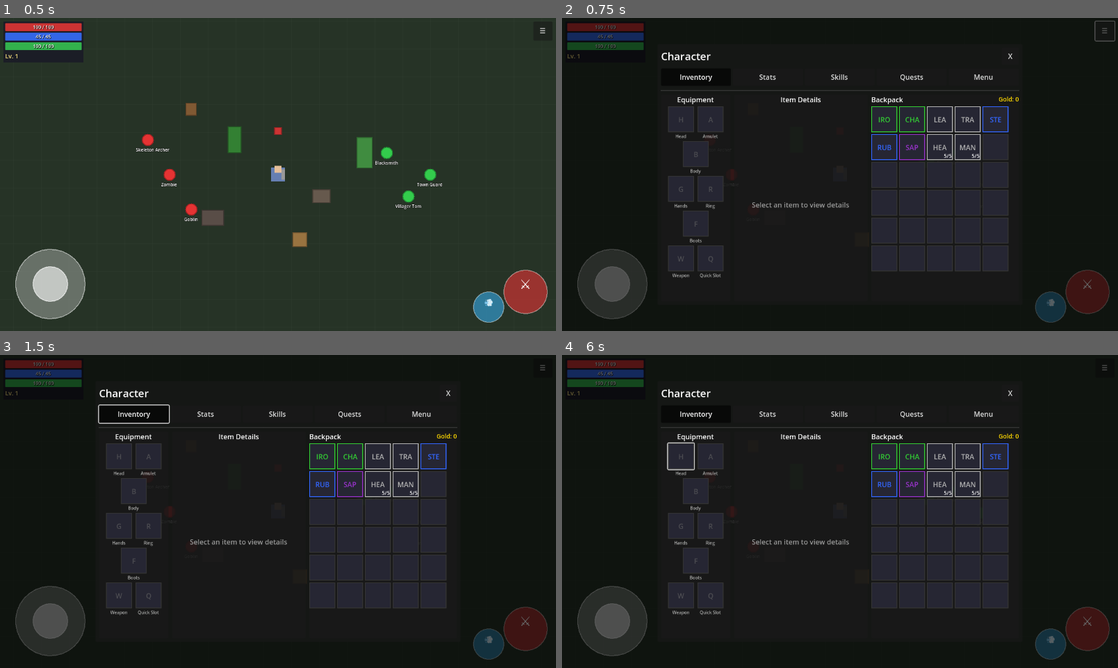
Above: before the commit, frames 1-4 (two rows, left to right).
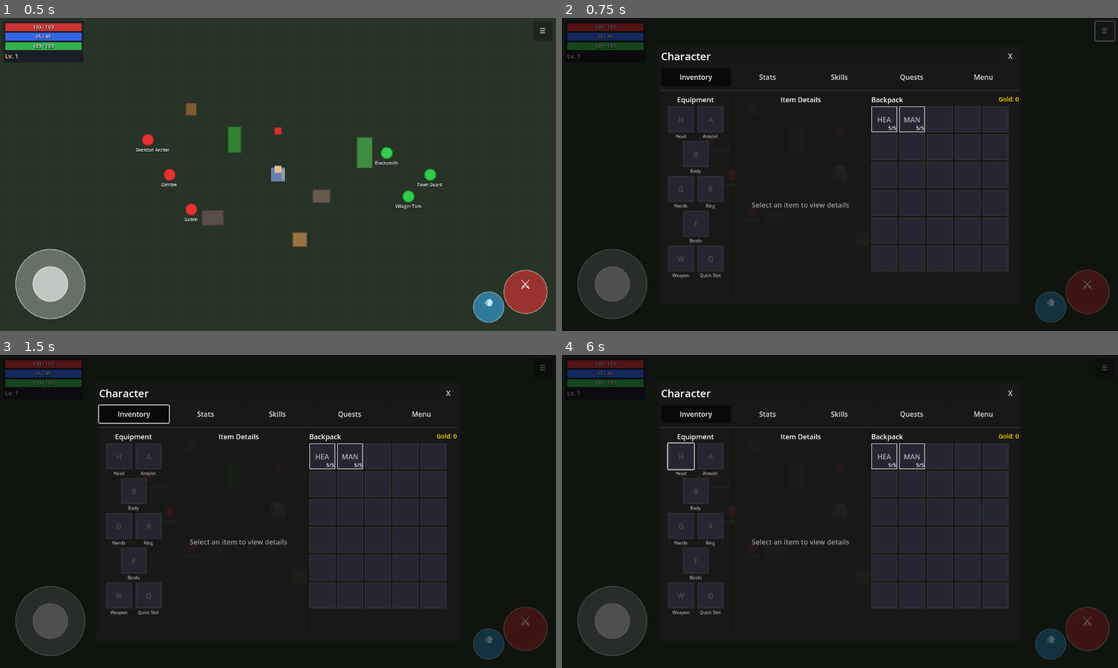
Above: after the commit, the same moments.

Repository: MatousHruska/MobileTestia
Game: Godot game, scene res://scenes/world/test_zone.tscn
Two runs of this game, one before a commit and one after it. Both use one fixed random seed, a clock stepped at 60 frames per second and the inputs below.
Inputs:
- Up to frame 1 (0.5 s): no input
- Up to frame 2 (0.75 s): click "☰" at 0.5 s
- Up to frame 3 (1.5 s): click "Inventory" at 1.25 s
- Up to frame 4 (6 s): click "Stats" at 2 s; click "Skills" at 2.75 s; click "Quests" at 3.5 s; click "☰" at 4.25 s; click "Inventory" at 5 s; click "H" at 5.75 s

Frame 1 is identical in both runs. In frame 2, 0.9% of the frame differs, in the area x 55-81%, y 28-46%; in frame 3, 0.9%; in frame 4, 0.9%.
Error after the commit: Invalid call. Nonexistent function 'error' in base 'Node (debug_manager.gd)'. (res://autoloads/database_loader.gd:366)

Commit message:
Add item factory and database-driven starting inventory
- Add create_equipment() and create_magic_equipment() to DatabaseLoader
- Replace hardcoded test items with database-driven add_starting_items()
- Starting items now load from item_bases.json
- Support affix-based magic item generation with weighted random selection

Diff:
--- a/autoloads/database_loader.gd
+++ b/autoloads/database_loader.gd
@@ -353,6 +353,161 @@
 			return item
 
 	return items[-1]  # Fallback to last item
+
+
+#===============================================================================
+# ITEM FACTORY
+#===============================================================================
+
+## Create EquipmentData from database item_base
+func create_equipment(base_id: String, rarity: ItemData.Rarity = ItemData.Rarity.COMMON) -> EquipmentData:
+	var base: Dictionary = get_item_base(base_id)
+	if base.is_empty():
+		Debug.error("Database", "Item base not found: %s" % base_id)
+		return null
+
+	var item := EquipmentData.new()
+	item.id = base.get("id", base_id)
+	item.item_name = base.get("name", "Unknown Item")
+	item.description = base.get("description", "")
+	item.rarity = rarity
+
+	# Map slot to equipment type
+	var slot: String = base.get("slot", "")
+	var item_type: String = base.get("item_type", "")
+	item.equipment_type = _map_slot_to_equipment_type(slot, item_type)
+
+	# Base stats become bonuses (base item = common with just base stats)
+	var base_damage: int = int(base.get("base_damage", 0))
+	var base_armor: int = int(base.get("base_armor", 0))
+
+	# Weapons get melee damage (can expand for ranged/magic later)
+	if slot == "Weapon":
+		if item_type in ["Bow", "Crossbow"]:
+			item.bonus_ranged_damage = base_damage
+		elif item_type in ["Staff", "Wand"]:
+			item.bonus_magic_damage = base_damage
+		else:
+			item.bonus_melee_damage = base_damage
+
+	# Armor pieces get armor bonus
+	if base_armor > 0:
+		item.bonus_armor = base_armor
+
+	# Requirements
+	item.required_strength = int(base.get("req_str", 0))
+	item.required_dexterity = int(base.get("req_dex", 0))
+	item.required_intelligence = int(base.get("req_int", 0))
+
+	return item
+
+
+## Create equipment with random affixes
+func create_magic_equipment(base_id: String, item_level: int = 1, affix_count: int = 2) -> EquipmentData:
+	var item := create_equipment(base_id, ItemData.Rarity.UNCOMMON if affix_count <= 2 else ItemData.Rarity.RARE)
+	if item == null:
+		return null
+
+	var base: Dictionary = get_item_base(base_id)
+
+	# Get valid affixes for this item
+	var prefixes := get_prefixes_for_item(base)
+	var suffixes := get_suffixes_for_item(base)
+
+	# Filter by item level
+	prefixes = prefixes.filter(func(a): return int(a.get("item_level_min", 1)) <= item_level and int(a.get("item_level_max", 100)) >= item_level)
+	suffixes = suffixes.filter(func(a): return int(a.get("item_level_min", 1)) <= item_level and int(a.get("item_level_max", 100)) >= item_level)
+
+	var name_prefix := ""
+	var name_suffix := ""
+	var added := 0
+
+	# Add prefixes
+	while added < affix_count and not prefixes.is_empty():
+		var affix := weighted_random(prefixes)
+		if affix.is_empty():
+			break
+		_apply_affix_to_item(item, affix)
+		name_prefix = affix.get("name", "")
+		prefixes.erase(affix)
+		added += 1
+
+	# Add suffixes
+	while added < affix_count and not suffixes.is_empty():
+		var affix := weighted_random(suffixes)
+		if affix.is_empty():
+			break
+		_apply_affix_to_item(item, affix)
+		name_suffix = affix.get("name", "")
+		suffixes.erase(affix)
+		added += 1
+
+	# Update name with affixes
+	if name_prefix != "":
+		item.item_name = name_prefix + " " + item.item_name
+	if name_suffix != "":
+		item.item_name = item.item_name + " " + name_suffix
+
+	return item
+
+
+## Apply affix stats to item
+func _apply_affix_to_item(item: EquipmentData, affix: Dictionary) -> void:
+	var stat: String = affix.get("stat_modifier", "")
+	var min_val: float = float(affix.get("min_value", 0))
+	var max_val: float = float(affix.get("max_value", 0))
+	var value: int = randi_range(int(min_val), int(max_val))
+
+	match stat:
+		"melee_damage": item.bonus_melee_damage += value
+		"ranged_damage": item.bonus_ranged_damage += value
+		"magic_damage": item.bonus_magic_damage += value
+		"strength": item.bonus_strength += value
+		"dexterity": item.bonus_dexterity += value
+		"intelligence": item.bonus_intelligence += value
+		"vitality": item.bonus_vitality += value
+		"energy": item.bonus_energy += value
+		"luck": item.bonus_luck += value
+		"armor": item.bonus_armor += value
+		"magic_resistance": item.bonus_magic_resistance += value
+		"dodge_chance": item.bonus_dodge_chance += float(value)
+		"attack_speed": item.bonus_attack_speed += float(value)
+		"critical_chance": item.bonus_crit_chance += float(value)
+		"critical_damage": item.bonus_crit_damage += float(value)
+		"life": item.bonus_health += value
+		"mana": item.bonus_mana += value
+		"life_regen": item.bonus_life_regen += float(value)
+		"mana_regen": item.bonus_mana_regen += float(value)
+		"movement_speed": item.bonus_movement_speed += float(value)
+
+
+## Map slot string to EquipmentType enum
+func _map_slot_to_equipment_type(slot: String, item_type: String) -> ItemData.EquipmentType:
+	match slot:
+		"Weapon":
+			match item_type:
+				"Bow", "Crossbow":
+					return ItemData.EquipmentType.WEAPON_RANGED
+				"Staff", "Wand":
+					return ItemData.EquipmentType.WEAPON_ONE_HANDED
+				"Greatsword", "Greataxe", "Polearm":
+					return ItemData.EquipmentType.WEAPON_TWO_HANDED
+				_:
+					return ItemData.EquipmentType.WEAPON_ONE_HANDED
+		"Head":
+			return ItemData.EquipmentType.HELMET
+		"Chest":
+			return ItemData.EquipmentType.ARMOR
+		"Hands":
+			return ItemData.EquipmentType.GLOVES
+		"Feet":
+			return ItemData.EquipmentType.BOOTS
+		"Ring":
+			return ItemData.EquipmentType.RING
+		"Amulet":
+			return ItemData.EquipmentType.AMULET
+		_:
+			return ItemData.EquipmentType.NONE
 
 
 #===============================================================================
--- a/scripts/inventory/inventory_manager.gd
+++ b/scripts/inventory/inventory_manager.gd
@@ -554,113 +554,67 @@
 	return PlayerStats.get_equipment_bonus(stat_name)
 
 
-## DEBUG: Add test items - one for each equipment slot
-func debug_add_test_items() -> void:
-	Debug.info("Inventory", "Adding debug test items for all slots")
-
-	# HEAD - Helmet
-	var helmet := EquipmentData.new()
-	helmet.id = "test_helmet"
-	helmet.item_name = "Iron Helm"
-	helmet.description = "A sturdy iron helmet."
-	helmet.rarity = ItemData.Rarity.UNCOMMON
-	helmet.equipment_type = ItemData.EquipmentType.HELMET
-	helmet.bonus_armor = 5
-	helmet.bonus_vitality = 2
-	add_item(helmet)
-
-	# BODY - Armor
-	var armor := EquipmentData.new()
-	armor.id = "test_armor"
-	armor.item_name = "Chainmail"
-	armor.description = "Interlocking metal rings provide solid protection."
-	armor.rarity = ItemData.Rarity.UNCOMMON
-	armor.equipment_type = ItemData.EquipmentType.ARMOR
-	armor.bonus_armor = 10
-	armor.bonus_health = 20
-	armor.bonus_life_regen = 0.5
-	add_item(armor)
-
-	# HANDS - Gloves
-	var gloves := EquipmentData.new()
-	gloves.id = "test_gloves"
-	gloves.item_name = "Leather Gloves"
-	gloves.description = "Supple leather gloves that improve grip."
-	gloves.rarity = ItemData.Rarity.COMMON
-	gloves.equipment_type = ItemData.EquipmentType.GLOVES
-	gloves.bonus_dexterity = 3
-	gloves.bonus_attack_speed = 5.0
-	add_item(gloves)
-
-	# BOOTS - Boots
-	var boots := EquipmentData.new()
-	boots.id = "test_boots"
-	boots.item_name = "Traveler's Boots"
-	boots.description = "Well-worn boots made for long journeys."
-	boots.rarity = ItemData.Rarity.COMMON
-	boots.equipment_type = ItemData.EquipmentType.BOOTS
-	boots.bonus_dexterity = 2
-	boots.bonus_armor = 2
-	boots.bonus_movement_speed = 10.0
-	add_item(boots)
-
-	# MAIN_HAND - Weapon
-	var sword := EquipmentData.new()
-	sword.id = "test_sword"
-	sword.item_name = "Steel Longsword"
-	sword.description = "A well-balanced blade forged from quality steel."
-	sword.rarity = ItemData.Rarity.RARE
-	sword.equipment_type = ItemData.EquipmentType.WEAPON_ONE_HANDED
-	sword.bonus_melee_damage = 12
-	sword.bonus_strength = 3
-	sword.bonus_crit_chance = 5.0
-	add_item(sword)
-
-	# ACCESSORY_1 - Ring
-	var ring := EquipmentData.new()
-	ring.id = "test_ring"
-	ring.item_name = "Ruby Ring"
-	ring.description = "A gold ring set with a fiery ruby."
-	ring.rarity = ItemData.Rarity.RARE
-	ring.equipment_type = ItemData.EquipmentType.RING
-	ring.bonus_strength = 4
-	ring.bonus_crit_damage = 10.0
-	add_item(ring)
-
-	# ACCESSORY_2 - Amulet
-	var amulet := EquipmentData.new()
-	amulet.id = "test_amulet"
-	amulet.item_name = "Sapphire Pendant"
-	amulet.description = "A silver pendant with a deep blue sapphire."
-	amulet.rarity = ItemData.Rarity.EPIC
-	amulet.equipment_type = ItemData.EquipmentType.AMULET
-	amulet.bonus_intelligence = 5
-	amulet.bonus_mana = 30
-	amulet.bonus_magic_damage = 8
-	amulet.bonus_mana_regen = 1.0
-	add_item(amulet)
-
-	# QUICK_SLOT - Consumable (Health Potion) - 5/5 charges
-	var potion := ConsumableData.new()
-	potion.id = "health_potion"
-	potion.item_name = "Health Potion"
-	potion.description = "Restores 50 health instantly."
-	potion.rarity = ItemData.Rarity.COMMON
-	potion.effect_type = ConsumableData.EffectType.HEAL_HEALTH
-	potion.effect_value = 50
-	potion.max_charges = 5
-	add_item(potion)  # Adds with 5/5 charges
-
-	# Extra consumable - Mana Potion - 5/5 charges
+## Add starting items from database (replaces hardcoded test items)
+func add_starting_items() -> void:
+	Debug.info("Inventory", "Adding starting items from database")
+
+	# Starting equipment from database (common quality base items)
+	var starting_items := [
+		"wep_sword_iron",      # Basic iron sword
+		"arm_helmet_leather",  # Leather cap
+		"arm_chest_leather",   # Leather tunic
+		"arm_gloves_leather",  # Leather gloves
+		"arm_boots_leather",   # Leather boots
+		"acc_ring_copper",     # Copper ring
+		"acc_amulet_bone",     # Bone amulet
+	]
+
+	for item_id in starting_items:
+		var item := DatabaseLoader.create_equipment(item_id)
+		if item != null:
+			add_item(item)
+		else:
+			Debug.warn("Inventory", "Could not create starting item: %s" % item_id)
+
+	# Consumables (hardcoded until consumables database is added)
+	var health_potion := ConsumableData.new()
+	health_potion.id = "con_potion_health"
+	health_potion.item_name = "Health Potion"
+	health_potion.description = "Restores 50 health instantly."
+	health_potion.rarity = ItemData.Rarity.COMMON
+	health_potion.effect_type = ConsumableData.EffectType.HEAL_HEALTH
+	health_potion.effect_value = 50
+	health_potion.max_charges = 5
+	add_item(health_potion)
+
 	var mana_potion := ConsumableData.new()
-	mana_potion.id = "mana_potion"
+	mana_potion.id = "con_potion_mana"
 	mana_potion.item_name = "Mana Potion"
 	mana_potion.description = "Restores 30 mana instantly."
 	mana_potion.rarity = ItemData.Rarity.COMMON
 	mana_potion.effect_type = ConsumableData.EffectType.HEAL_MANA
 	mana_potion.effect_value = 30
 	mana_potion.max_charges = 5
-	add_item(mana_potion)  # Adds with 5/5 charges
-
-	# Add some gold
-	add_gold(250)
+	add_item(mana_potion)
+
+	# Starting gold
+	add_gold(100)
+
+	Debug.info("Inventory", "Starting items added")
+
+
+## DEBUG: Add test items with affixes (for testing magic/rare item generation)
+func debug_add_magic_items() -> void:
+	Debug.info("Inventory", "Adding magic test items")
+
+	# Generate some magic items with random affixes
+	var magic_sword := DatabaseLoader.create_magic_equipment("wep_sword_steel", 5, 2)
+	if magic_sword:
+		add_item(magic_sword)
+
+	var rare_armor := DatabaseLoader.create_magic_equipment("arm_chest_chainmail", 5, 4)
+	if rare_armor:
+		rare_armor.rarity = ItemData.Rarity.RARE
+		add_item(rare_armor)
+
+	Debug.info("Inventory", "Magic test items added")
--- a/scripts/ui/menu/character_menu.gd
+++ b/scripts/ui/menu/character_menu.gd
@@ -385,7 +385,7 @@
 
 ## Debug: Add test items to inventory
 func debug_add_test_items() -> void:
-	Inventory.debug_add_test_items()
+	Inventory.add_starting_items()
 
 
 ## Debug: Add stat points
--- a/scripts/world/zone_base.gd
+++ b/scripts/world/zone_base.gd
@@ -21,5 +21,5 @@
 	# Notify game manager
 	Game.current_zone = zone_name
 
-	# DEBUG: Add test items for inventory testing
-	Inventory.debug_add_test_items()
+	# Add starting items from database
+	Inventory.add_starting_items()
